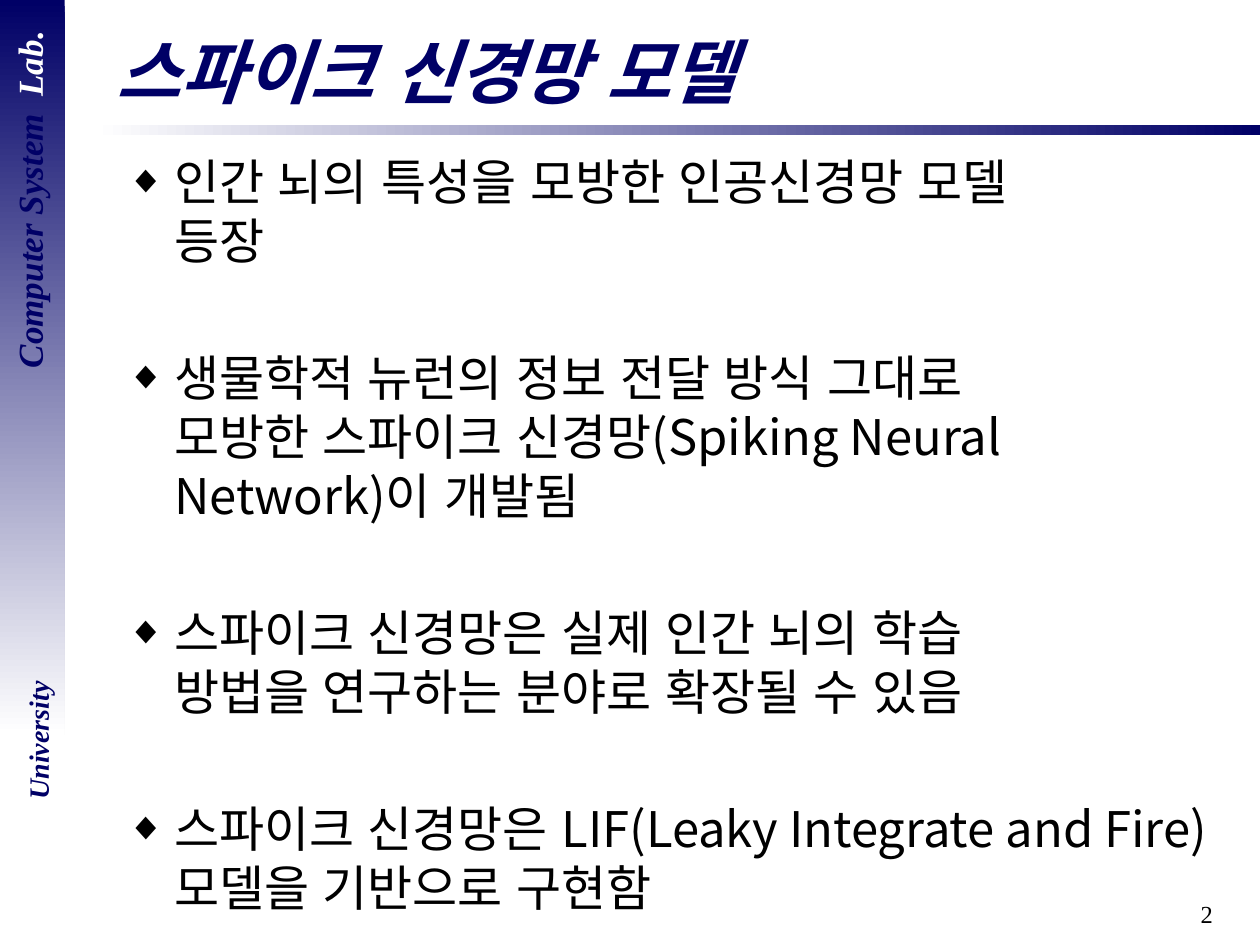
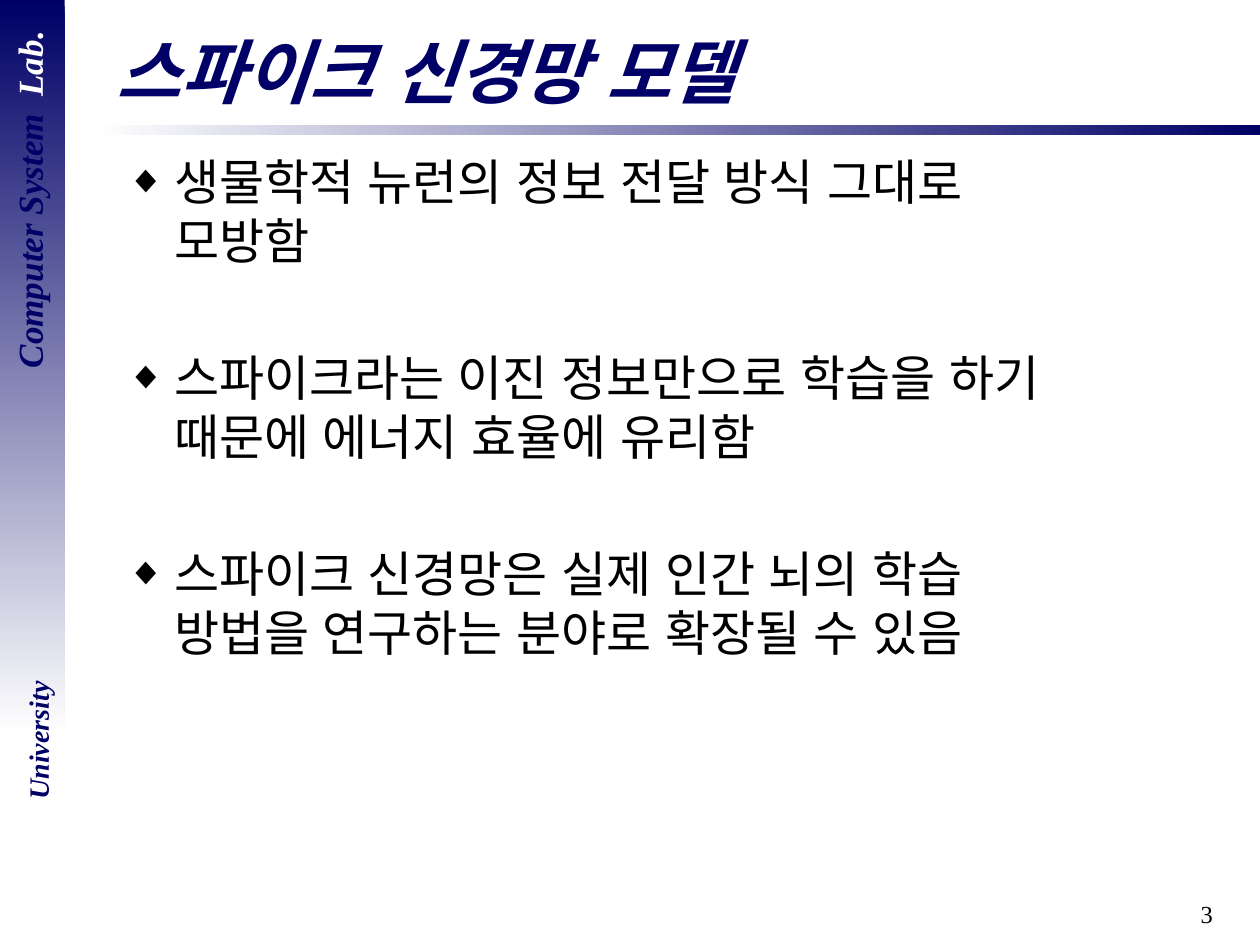
Before and after one commit to DevelopLee20/SNN, a slide deck: slide 3 of cs semina/졸업 논문 심사.pptx (slide 2 before the commit). Drawn at 1260x945 pixels with LibreOffice and Linux fonts; fonts in the diff are those of the drawing; background and template pictures are left out. Boxes give left, top, right and bottom in pixels: in the first picture for what was removed or moved away, otherwise in the second. Text is boxed around its words. In the diff, an @@ line names an element or a change of style, - is before the commit and + after.

```diff
--- a/cs semina/졸업 논문 심사.pptx
+++ b/cs semina/졸업 논문 심사.pptx
@@ text at [174,159,1039,459]: text changed @@
-◆ 인간 뇌의 특성을 모방한 인공신경망 모델
-  등장
-◆ 생물학적 뉴런의 정보 전달 방식 그대로
-  모방한 스파이크 신경망(Spiking Neural Network)이 개발됨
+◆ 생물학적 뉴런의 정보 전달 방식 그대로
+  모방함
+◆ 스파이크라는 이진 정보만으로 학습을 하기
+  때문에 에너지 효율에 유리함
@@ text at [174,806,1207,860]: paragraph removed @@
-◆ 스파이크 신경망은 LIF(Leaky Integrate and Fire) 모델을 기반으로 구현함
@@ page number at [1201,906,1213,924]: text changed @@
-2
+3
```
Also in this commit, not shown: 4 other slides changed, 2 slides added, 2 slides removed.
